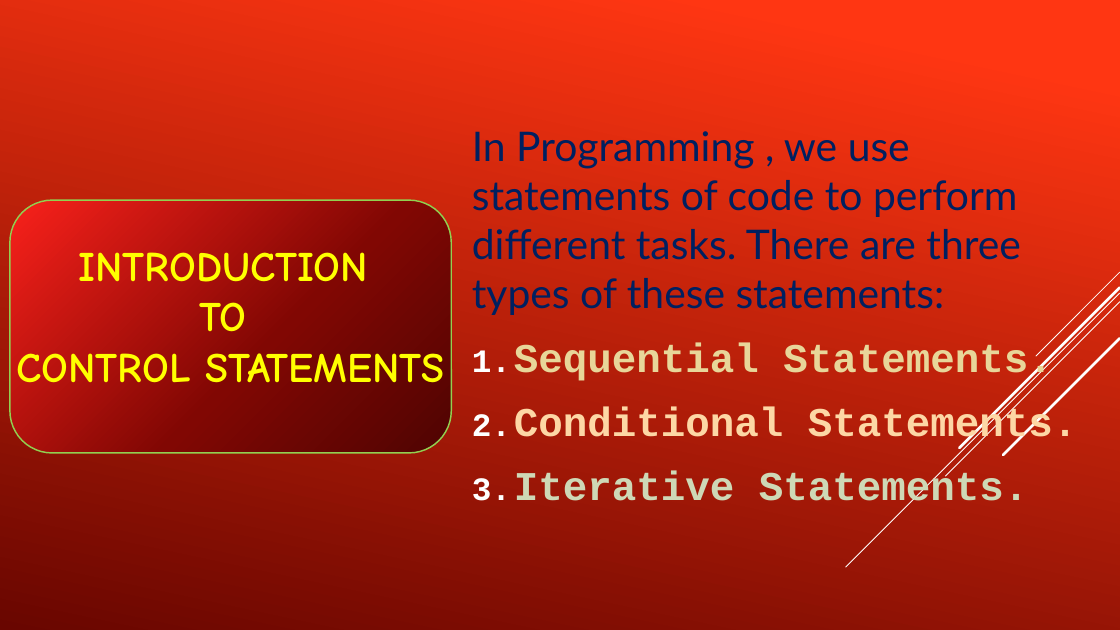
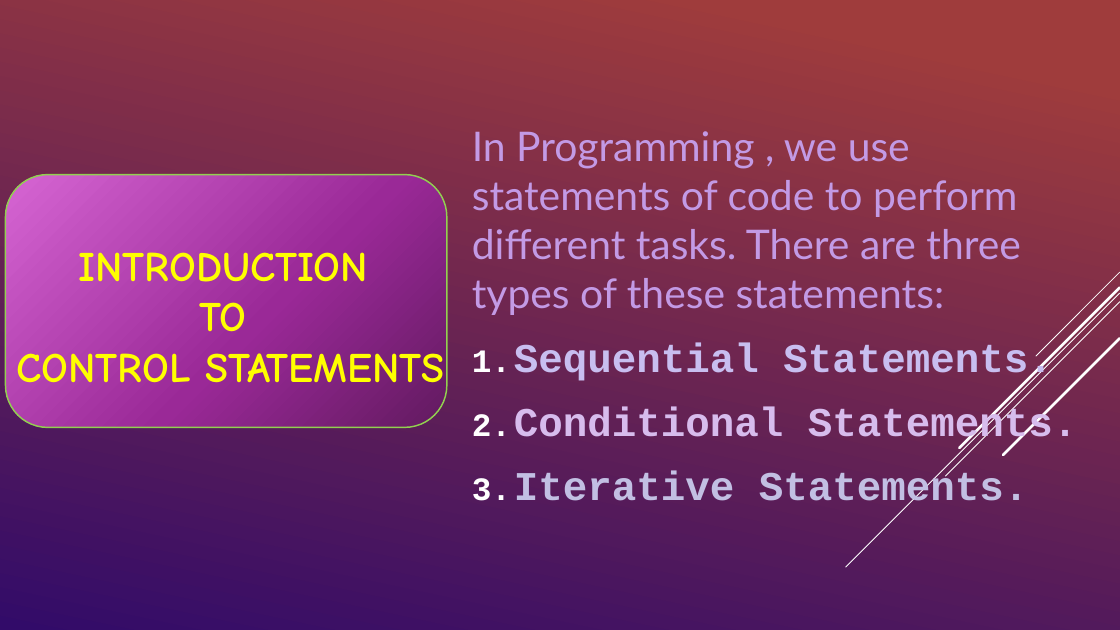
Before and after one commit to AyushisPro2011/Presentation, a slide deck: slide 2 of Presentation.pptx. Drawn at 1120x630 pixels with LibreOffice and Linux fonts; fonts in the diff are those of the drawing. Boxes give left, top, right and bottom in pixels: in the first picture for what was removed or moved away, otherwise in the second. Text is boxed around its words. In the diff, an @@ line names an element or a change of style, - is before the commit and + after.

```diff
--- a/Presentation.pptx
+++ b/Presentation.pptx
@@ background gradient #FF3712 to #6A0600 to gradient #3C9F4A to #330B69 @@
@@ text "In Programming , we use ..." at [472,131,1078,512]: text colour #002060 to #C39AE5 in "In Programming , we use statements of ..."; text colour #E8D699 to #C8BEF0 in "Sequential Statements."; text colour #FDD7A5 to #D7BCED in "Conditional Statements."; text colour #CED8B6 to #C2BFE3 in "Iterative Statements." @@
@@ rounded rectangle: place and size @@
-rounded rectangle at [10,200,451,453]
+rounded rectangle at [5,175,446,428]
@@ rounded rectangle at [5,175,446,428]: fill gradient #4F0402 to #810703 to #F9211B to gradient #621A60 to #9A2997 to #D665D3 @@
```
Also in this commit, not shown: 6 other slides changed, 2 slides added, 1 other file.
